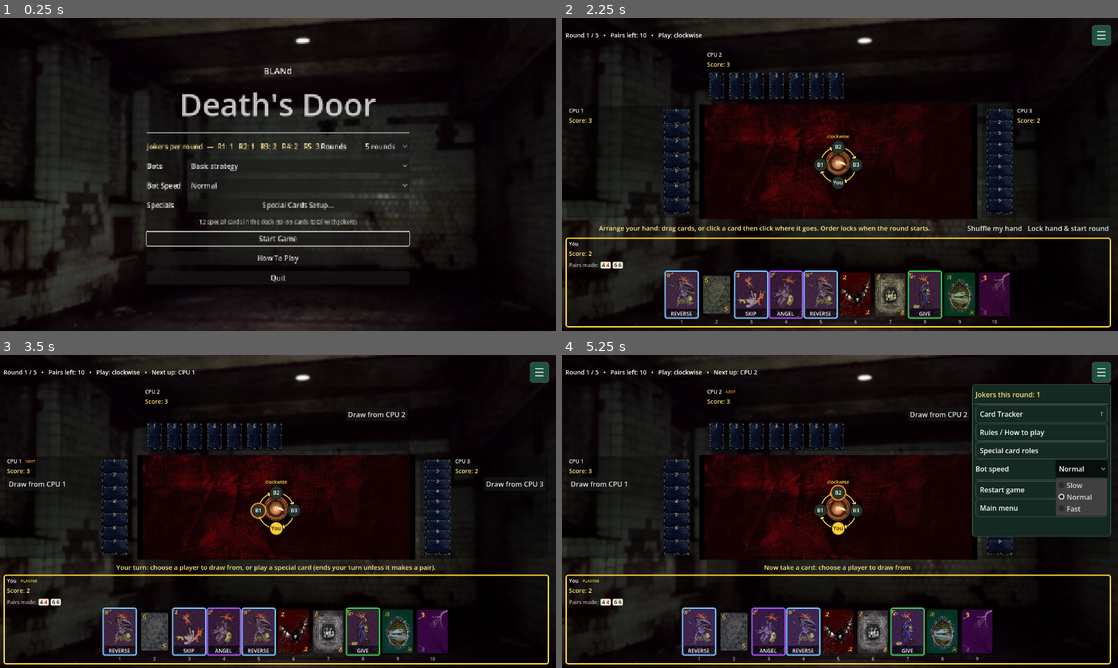
Above: before the commit, frames 1-4 (two rows, left to right).
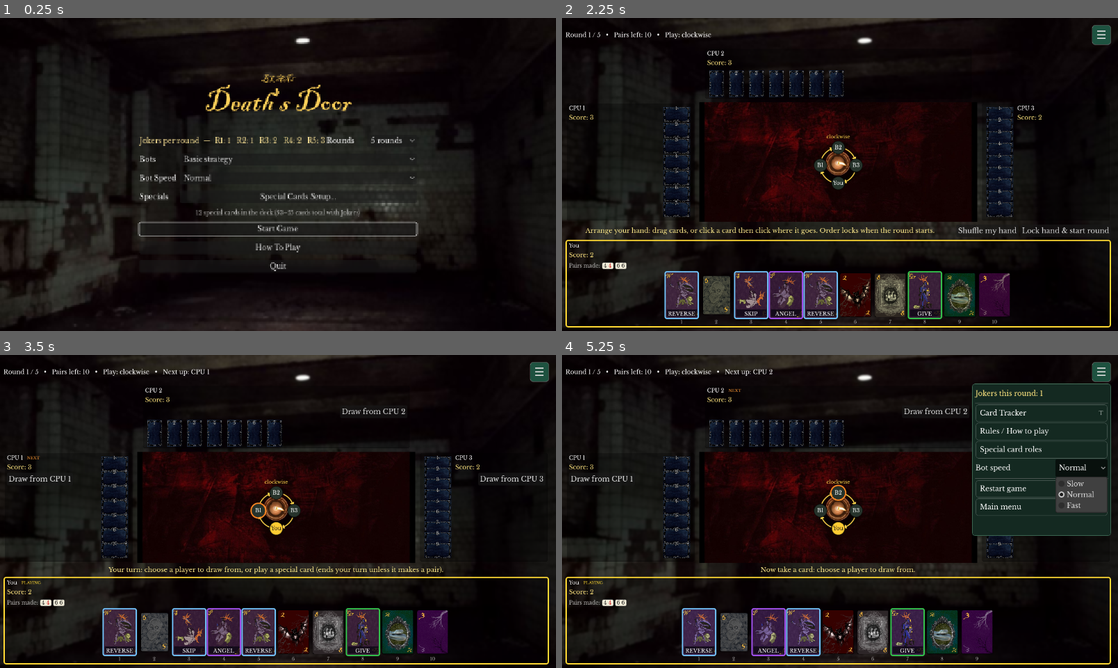
Above: after the commit, the same moments.

Repository: louibasmu/BLANd-
Game: Godot game, scene res://BaseGame/2. MainMenu/main_menu.tscn
Same seed, same stepped clock (60 frames per second), same inputs: the game is played once before the commit and once after it.
Inputs:
- Up to frame 1 (0.25 s): no input
- Up to frame 2 (2.25 s): click "Normal" at 0.5 s; click "Normal" at 1.25 s; click "Start Game" at 2 s
- Up to frame 3 (3.5 s): click "Lock hand & start round" at 2.75 s
- Up to frame 4 (5.25 s): click "SKIP" at 3.5 s; click "☰" at 4.25 s; click "Normal" at 5 s

The runs differ from the first frame. In frame 1, 5.5% of the frame differs, in the area x 24-76%, y 15-85%; in frame 2, 6.4%; in frame 3, 6.8%; in frame 4, 7.9%, in the area x 0-99%, y 4-98%.

Commit message:
added font styles and theme resource that tells UI to use Libre Baskerville font style ad the default.

Diff:
--- a/game-dev-seminar/BaseGame/1. CoreMechanics/bland_game.gd
+++ b/game-dev-seminar/BaseGame/1. CoreMechanics/bland_game.gd
@@ -562,21 +562,19 @@
 	if card.is_joker():
 		joker_received.emit(p)
 	_log("%s draws a card from %s." % [_n(p), _n(src)])
-	if players[p].is_human:
-		private_info.emit("You drew the %s." % card.display_name())
-	elif players[src].is_human:
-		private_info.emit("%s took your %s." % [_n(p), card.display_name()])
 	affected.emit(src, p, "%s took your %s!" % [_n(p), card.display_name()])
 	var paired := _check_new_pair(p, card)   # the new card was added at the END of the hand
 	if card.is_special() and not via_vision:
 		drawn_special = card
 		phase = Phase.SPECIAL_DRAWN
 		if can_play(p, card):
-			if players[p].is_human:
-				private_info.emit("You drew %s — you can play it right now." % card.special_name())
 			changed.emit()
 			special_drawn.emit(p, card)
 			return
+	if players[p].is_human:
+		private_info.emit("You drew the %s." % card.display_name())
+	elif players[src].is_human:
+		private_info.emit("%s took your %s." % [_n(p), card.display_name()])
 	_after_action(paired)
 
 
--- a/game-dev-seminar/BaseGame/1. CoreMechanics/turn_compass.gd
+++ b/game-dev-seminar/BaseGame/1. CoreMechanics/turn_compass.gd
@@ -63,7 +63,7 @@
 	# sized from the smaller of width/height so the diagram always fits.
 	var c := size / 2 + Vector2(0, 8)
 	var r := minf(size.x, size.y - 16) * 0.36
-	var font := ThemeDB.fallback_font
+	var font := get_theme_font("font")
 
 	# Curved arrows between neighbouring seats, in the direction of play.
 	# For seat i the arrow runs from its angle to the next seat's angle (a quarter turn,
--- a/game-dev-seminar/BaseGame/2. MainMenu/main_menu.tscn
+++ b/game-dev-seminar/BaseGame/2. MainMenu/main_menu.tscn
@@ -3,6 +3,8 @@
 [ext_resource type="Script" uid="uid://sjbx8bg7qwgl" path="res://BaseGame/2. MainMenu/main_menu.gd" id="1_jiobw"]
 [ext_resource type="Texture2D" path="res://Environment Assets/background.jpeg" id="2_background"]
 [ext_resource type="Shader" path="res://BaseGame/background_blur.gdshader" id="3_background_blur"]
+[ext_resource type="FontFile" path="res://Fonts/Blackadder ITC Std Regular.otf" id="4_title_font"]
+[ext_resource type="Theme" path="res://Fonts/BLANdTheme.tres" id="5_menu_theme"]
 
 [sub_resource type="ShaderMaterial" id="ShaderMaterial_background_blur"]
 shader = ExtResource("3_background_blur")
@@ -31,6 +33,7 @@
 grow_horizontal = 2
 grow_vertical = 2
 script = ExtResource("1_jiobw")
+theme = ExtResource("5_menu_theme")
 
 [node name="bg" type="TextureRect" parent="." unique_id=932837455]
 layout_mode = 1
@@ -60,14 +63,17 @@
 
 [node name="title" type="Label" parent="Center/box" unique_id=696690529]
 layout_mode = 2
+theme_override_fonts/font = ExtResource("4_title_font")
 theme_override_font_sizes/font_size = 20
+theme_override_colors/font_color = Color(1, 0.82, 0.35, 1)
 text = "BLANd"
 horizontal_alignment = 1
 
 [node name="sub" type="Label" parent="Center/box" unique_id=483748069]
-modulate = Color(1, 1, 1, 0.7490196)
-layout_mode = 2
+layout_mode = 2
+theme_override_fonts/font = ExtResource("4_title_font")
 theme_override_font_sizes/font_size = 72
+theme_override_colors/font_color = Color(1, 0.82, 0.35, 1)
 text = "Death's Door"
 horizontal_alignment = 1
 
--- a/game-dev-seminar/BaseGame/5. CardTable/game_table.gd
+++ b/game-dev-seminar/BaseGame/5. CardTable/game_table.gd
@@ -14,6 +14,7 @@
 const CUSTOM_CARD_DIR := CARD_DIR + "BLANd Made Cards/"
 const ENVIRONMENT_DIR := "res://Environment Assets/"
 const BACKGROUND_BLUR_SHADER := preload("res://BaseGame/background_blur.gdshader")
+const TITLE_FONT := preload("res://Fonts/Blackadder ITC Std Regular.otf")
 # Card sizes in pixels: big for the human's own hand, small for the opponents' face-down cards.
 #5 to 7 ratio on the width and height
 const BIG_CARD := Vector2(90, 126)
@@ -180,6 +181,7 @@
 	bar.add_child(_menu_button)
 
 	_menu_popup = PopupPanel.new()
+	_menu_popup.theme = theme
 	_menu_popup.size = Vector2i(320, 350)
 	_menu_popup.exclusive = true
 	_menu_popup.transient = true
@@ -308,6 +310,7 @@
 	layer.layer = 10
 	add_child(layer)
 	var top := MarginContainer.new()
+	top.theme = theme
 	top.set_anchors_preset(Control.PRESET_CENTER)
 	top.grow_horizontal = Control.GROW_DIRECTION_BOTH
 	top.grow_vertical = Control.GROW_DIRECTION_BOTH
@@ -323,6 +326,7 @@
 	pair_canvas.layer = 20
 	add_child(pair_canvas)
 	_pair_animation_layer = Control.new()
+	_pair_animation_layer.theme = theme
 	_pair_animation_layer.set_anchors_preset(Control.PRESET_FULL_RECT)
 	_pair_animation_layer.mouse_filter = Control.MOUSE_FILTER_IGNORE
 	pair_canvas.add_child(_pair_animation_layer)
@@ -797,6 +801,7 @@
 	var title := Label.new()
 	title.text = "%s made a pair!" % player.display_name
 	title.horizontal_alignment = HORIZONTAL_ALIGNMENT_CENTER
+	title.add_theme_font_override("font", TITLE_FONT)
 	title.add_theme_font_size_override("font_size", 26)
 	title.add_theme_color_override("font_color", Color(1, 0.9, 0.5))
 	title.position = center + Vector2(-200, -115)
@@ -1447,6 +1452,7 @@
 	var t := Label.new()
 	t.text = title
 	t.horizontal_alignment = HORIZONTAL_ALIGNMENT_CENTER
+	t.add_theme_font_override("font", TITLE_FONT)
 	t.add_theme_font_size_override("font_size", 24)
 	v.add_child(t)
 	if card != null:
@@ -1523,6 +1529,7 @@
 	var t := Label.new()
 	t.text = "Paused"
 	t.horizontal_alignment = HORIZONTAL_ALIGNMENT_CENTER
+	t.add_theme_font_override("font", TITLE_FONT)
 	t.add_theme_font_size_override("font_size", 28)
 	v.add_child(t)
 	for entry in [["Resume", _toggle_pause],
--- a/game-dev-seminar/BaseGame/5. CardTable/game_table.tscn
+++ b/game-dev-seminar/BaseGame/5. CardTable/game_table.tscn
@@ -1,6 +1,7 @@
 [gd_scene format=3 uid="uid://bqed73chtgvbp"]
 
 [ext_resource type="Script" uid="uid://glnp5crqn7w6" path="res://BaseGame/5. CardTable/game_table.gd" id="1_xanw4"]
+[ext_resource type="Theme" path="res://Fonts/BLANdTheme.tres" id="2_game_theme"]
 
 [node name="GameTable" type="Control" unique_id=1531637342]
 layout_mode = 3
@@ -10,3 +11,4 @@
 grow_horizontal = 2
 grow_vertical = 2
 script = ExtResource("1_xanw4")
+theme = ExtResource("2_game_theme")
--- /dev/null
+++ b/game-dev-seminar/Fonts/BLANdTheme.tres
@@ -0,0 +1,6 @@
+[gd_resource type="Theme" load_steps=2 format=3]
+
+[ext_resource type="FontFile" path="res://Fonts/LibreBaskerville.ttf" id="1_body_font"]
+
+[resource]
+default_font = ExtResource("1_body_font")
Binary file added: game-dev-seminar/Fonts/BITCBLKAD.ttf
Not shown, added: game-dev-seminar/Fonts/BITCBLKAD.ttf.import
Binary file added: game-dev-seminar/Fonts/BLACI.ttf
Not shown, added: game-dev-seminar/Fonts/BLACI.ttf.import
Binary file added: game-dev-seminar/Fonts/Blackadder ITC Std Regular.otf
Not shown, added: game-dev-seminar/Fonts/Blackadder ITC Std Regular.otf.import
Binary file added: game-dev-seminar/Fonts/LibreBaskerville.ttf
Not shown, added: game-dev-seminar/Fonts/LibreBaskerville.ttf.import
Not shown, added: game-dev-seminar/Fonts/OFL-Libre-Baskerville.txt
Not shown, changed: game-dev-seminar/sound_assets/deal.wav.import
Not shown, changed: game-dev-seminar/sound_assets/deal2.wav.import
